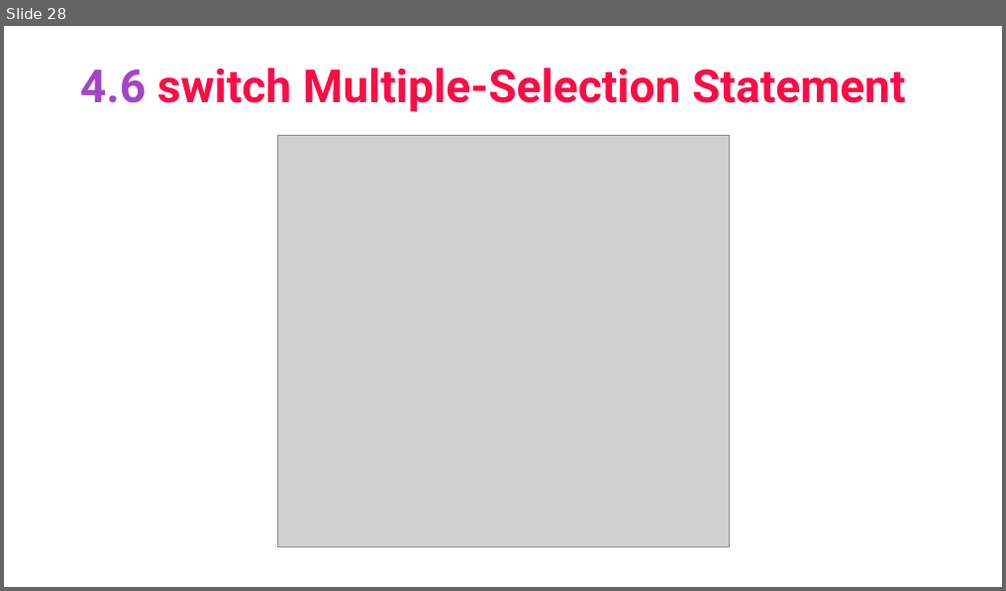
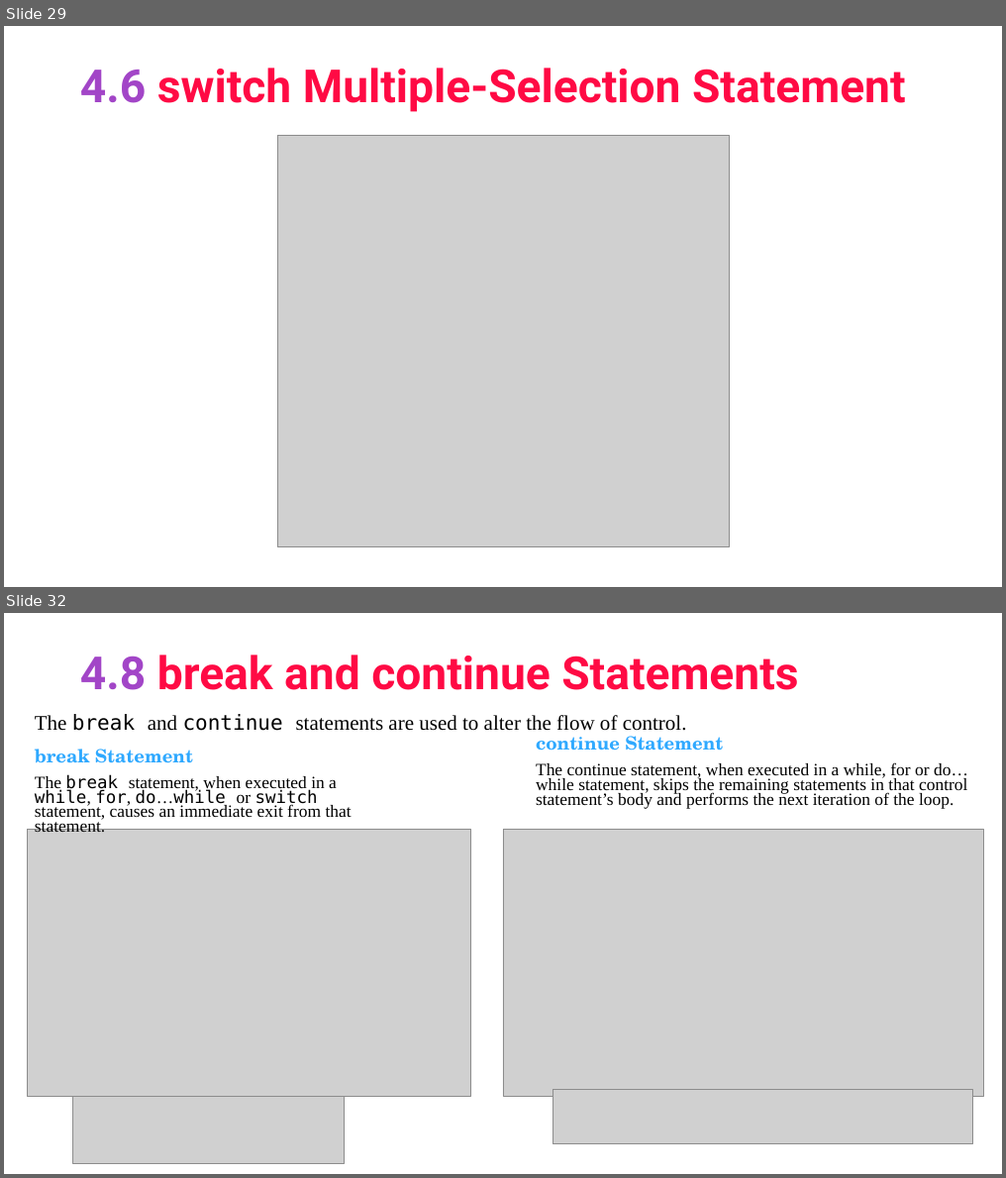
Before and after one commit to asimriaz/FOP, a slide deck: Chapter 4.pptx. Shown one above the other, each under a label of ours: slide 28 before the commit, slides 29 and 32 after it; the slides between them are not shown. The pictures are 1006x591 and 1006x1178 pixels, drawn with LibreOffice and Linux fonts; fonts in the diff are those of the drawing; grey boxes stand for pictures. Boxes give left, top, right and bottom in pixels: in the first picture for what was removed or moved away, otherwise in the second. Text is boxed around its words. In the diff, an @@ line names an element or a change of style, - is before the commit and + after.

```diff
--- a/Chapter 4.pptx
+++ b/Chapter 4.pptx
@@ slide 32 added at [4, 613, 1002, 1174], background #FFFFFF @@
@@ title added at [80, 655, 798, 690], 44 pt, text #FF0A44, bold @@
+4.8 break and continue Statements
@@ text added at [35, 714, 687, 731], 20 pt, text #000000 @@
+The break and continue statements are used to alter the flow of control.
@@ text added at [35, 749, 351, 832], 16.6 pt, text #000000 @@
+break Statement
+The break statement, when executed in a while, for, do…while or switch statement, causes an immediate exit from that statement.
@@ text added at [536, 736, 968, 809], 16.6 pt, text #000000 @@
+continue Statement
+The continue statement, when executed in a while, for or do…while statement, skips the remaining statements in that control statement’s body and performs the next iteration of the loop.
@@ picture added at [27, 830, 471, 1096] @@
@@ picture added at [503, 830, 984, 1096] @@
@@ picture added at [73, 1096, 344, 1163] @@
@@ picture added at [552, 1090, 973, 1145] @@
@@ what was slide 28 is now slide 29 @@
```
Also in this commit, not shown: 6 slides changed, 6 other slides added.
